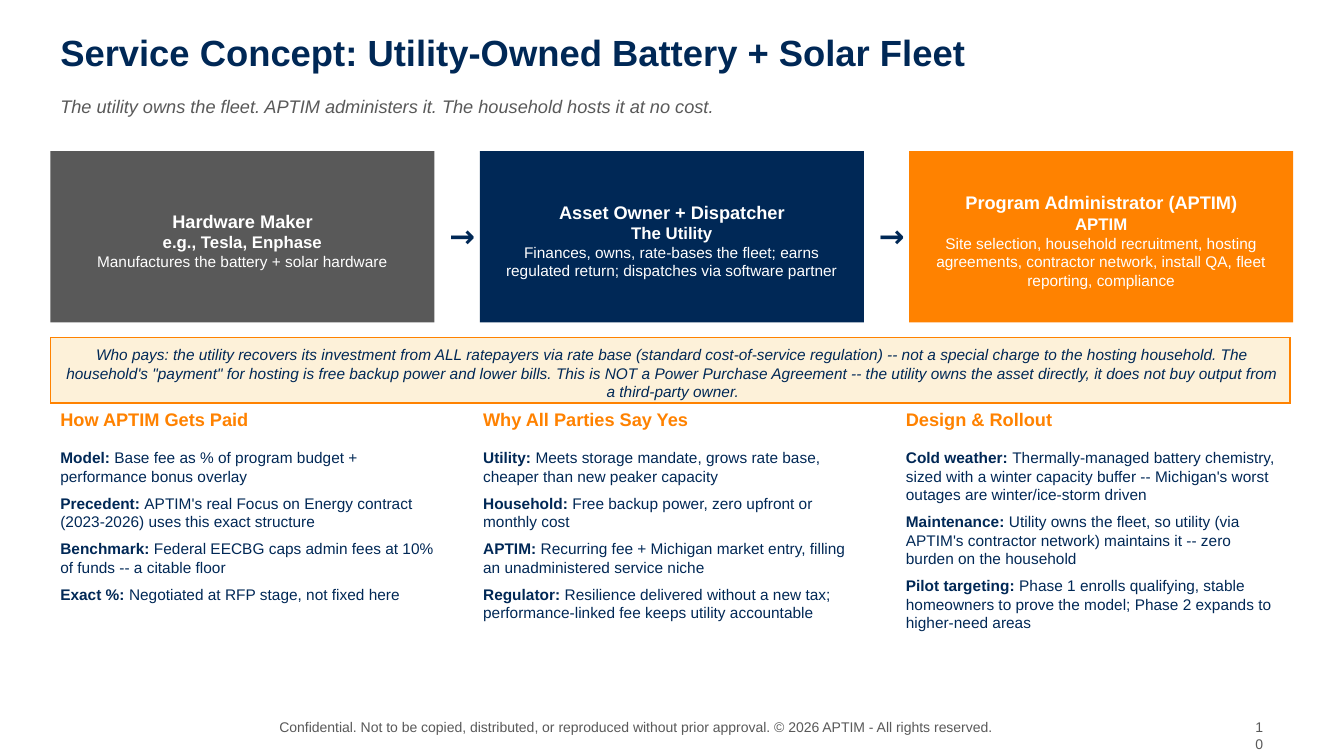
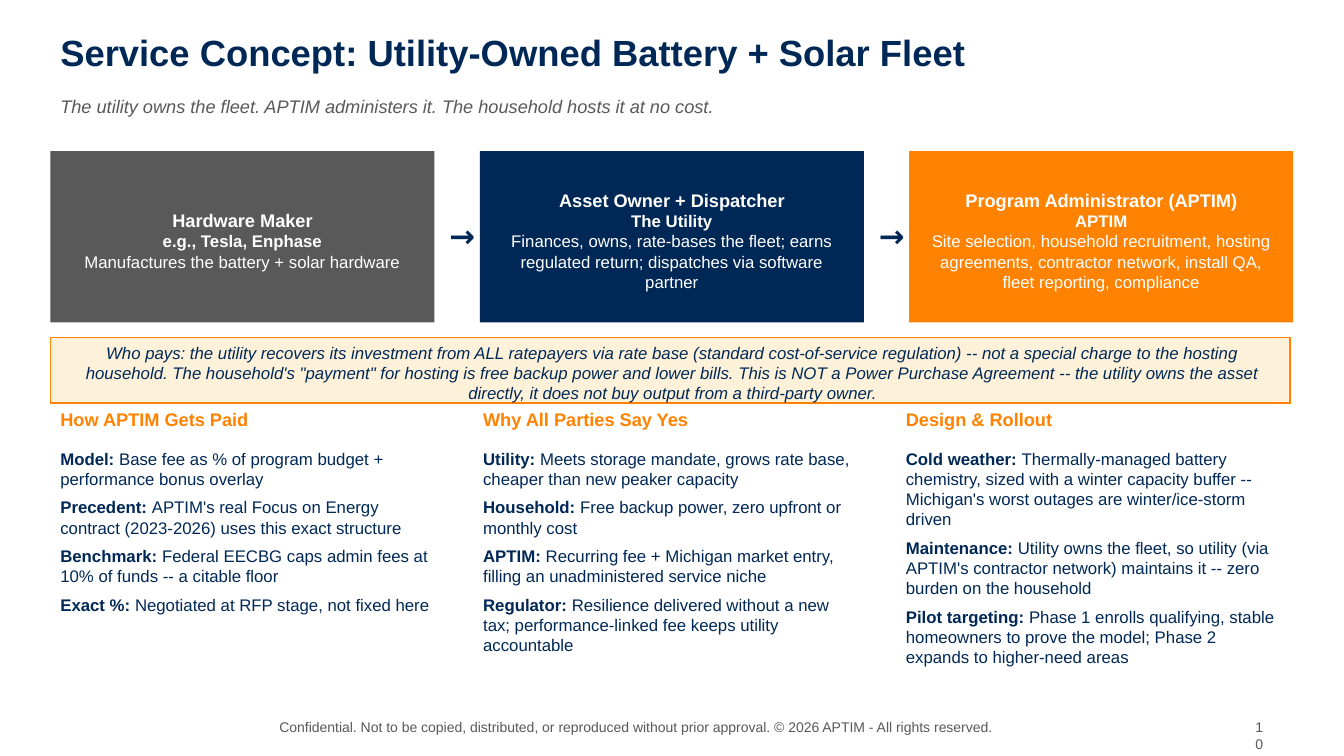
Before and after one commit to graseeuh/HERMES, a slide deck: slide 10 of Group_1_STRIVE_Presentation.pptx. Drawn at 1344x756 pixels with LibreOffice and Linux fonts; fonts in the diff are those of the drawing; background and template pictures are left out. Boxes give left, top, right and bottom in pixels: in the first picture for what was removed or moved away, otherwise in the second. Text is boxed around its words. In the diff, an @@ line names an element or a change of style, - is before the commit and + after.

```diff
--- a/Group_1_STRIVE_Presentation.pptx
+++ b/Group_1_STRIVE_Presentation.pptx
@@ text in rectangle at (x1=511, y1=235, x2=832, y2=292): size 11 to 12 pt in "Finances, owns, rate-bases the fleet; earns regulated ..." @@
@@ text in rectangle at (x1=932, y1=235, x2=1270, y2=292): size 11 to 12 pt in "Site selection, household recruitment, hosting agreements, c ..." @@
@@ text in rectangle at (x1=84, y1=256, x2=400, y2=272): size 11 to 12 pt in "Manufactures the battery + solar hardware" @@
@@ size 11 to 12 pt in 4 elements at (x1=50, y1=338, x2=1291, y2=403), (x1=60, y1=453, x2=430, y2=615), (x1=483, y1=453, x2=849, y2=651), (x1=906, y1=453, x2=1274, y2=667) @@
```
Also in this commit, not shown: 5 other slides changed.
